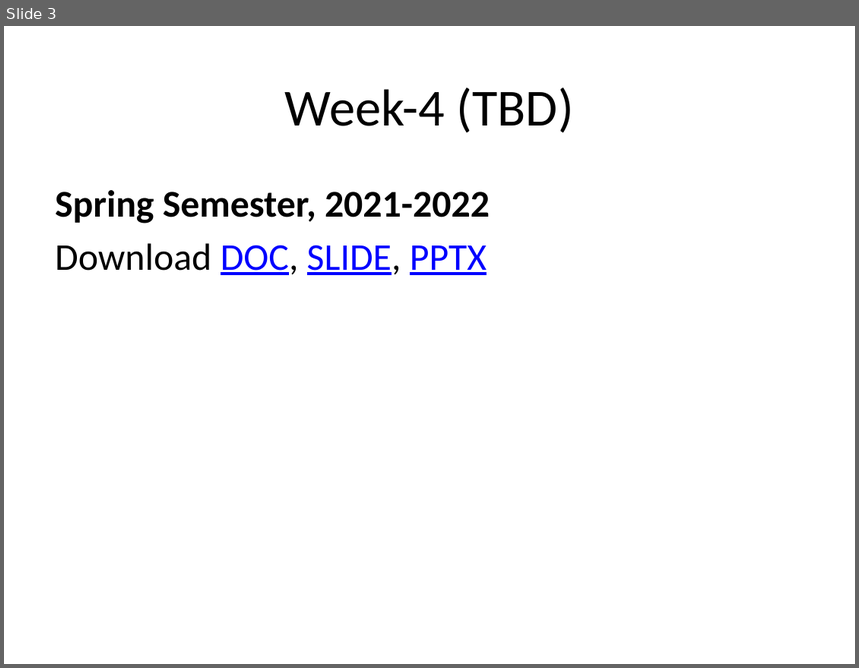
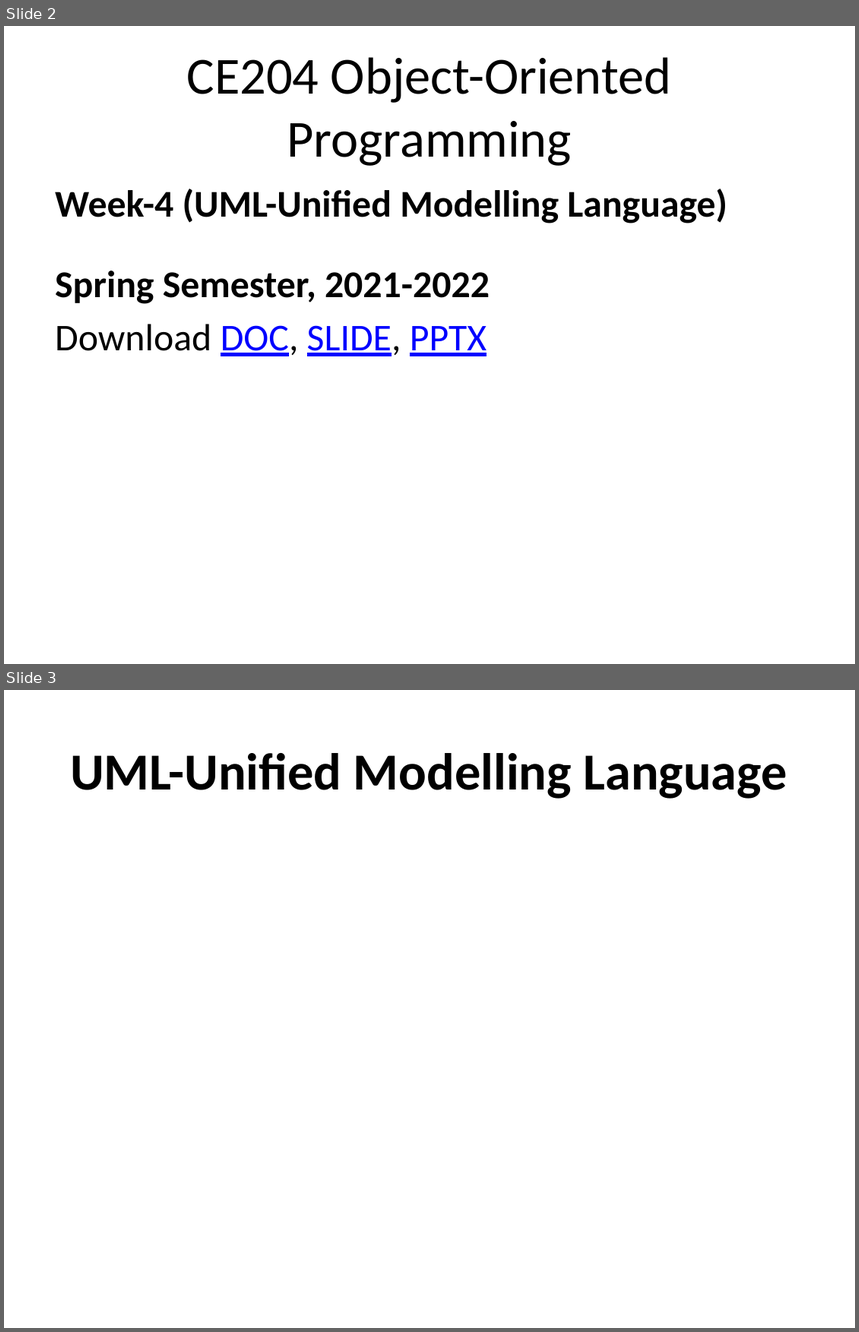
Before and after one commit to ucoruh/ce204-object-oriented-programming, a slide deck: docs/week-4/ce204-week-4.md_word.pptx. Shown one above the other, each under a label of ours: slide 3 before the commit, slides 2 and 3 after it. The pictures are 859x668 and 859x1332 pixels, drawn with LibreOffice and Linux fonts; fonts in the diff are those of the drawing. Boxes give left, top, right and bottom in pixels: in the first picture for what was removed or moved away, otherwise in the second. Text is boxed around its words. In the diff, an @@ line names an element or a change of style, - is before the commit and + after.

Commit message:
week-4 uml topic updated

```diff
--- a/docs/week-4/ce204-week-4.md_word.pptx
+++ b/docs/week-4/ce204-week-4.md_word.pptx
@@ slide 3 added at (4,690,855,1328), background #FFFFFF @@
@@ title added at (70,753,788,799), 44 pt, text #000000, bold @@
+UML-Unified Modelling Language
@@ what was slide 3 is now slide 2 @@
@@ slide 2 changed as well @@
@@ title at (187,57,672,166): text changed @@
-Week-4 (TBD)
+CE204 Object-Oriented Programming
@@ text at (55,189,728,224): paragraph added @@
+Week-4 (UML-Unified Modelling Language)
```
Also in this commit, not shown: 1 other slide changed, 278 other slides added, 4 slides removed, 57 other files.
